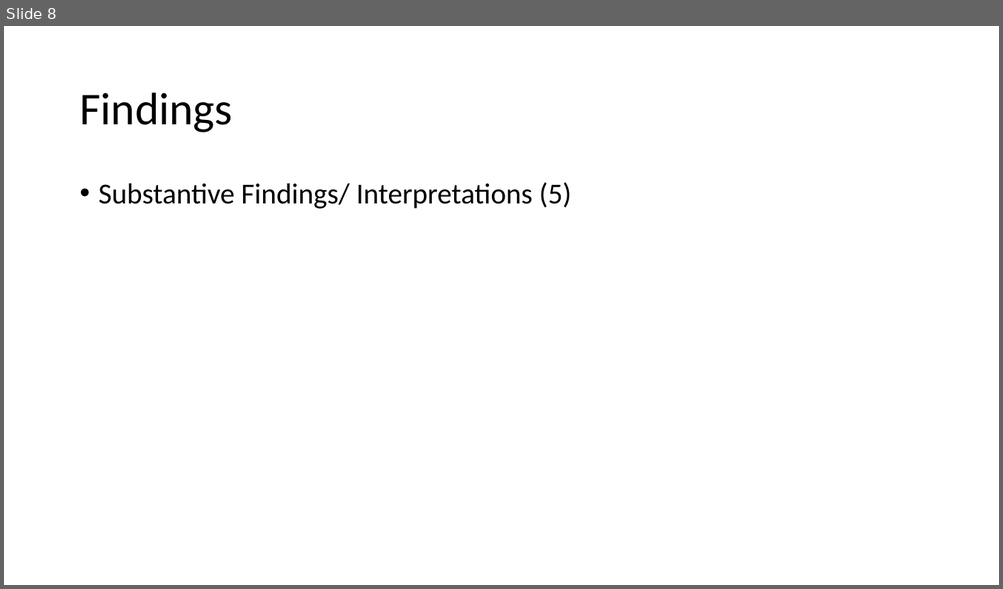
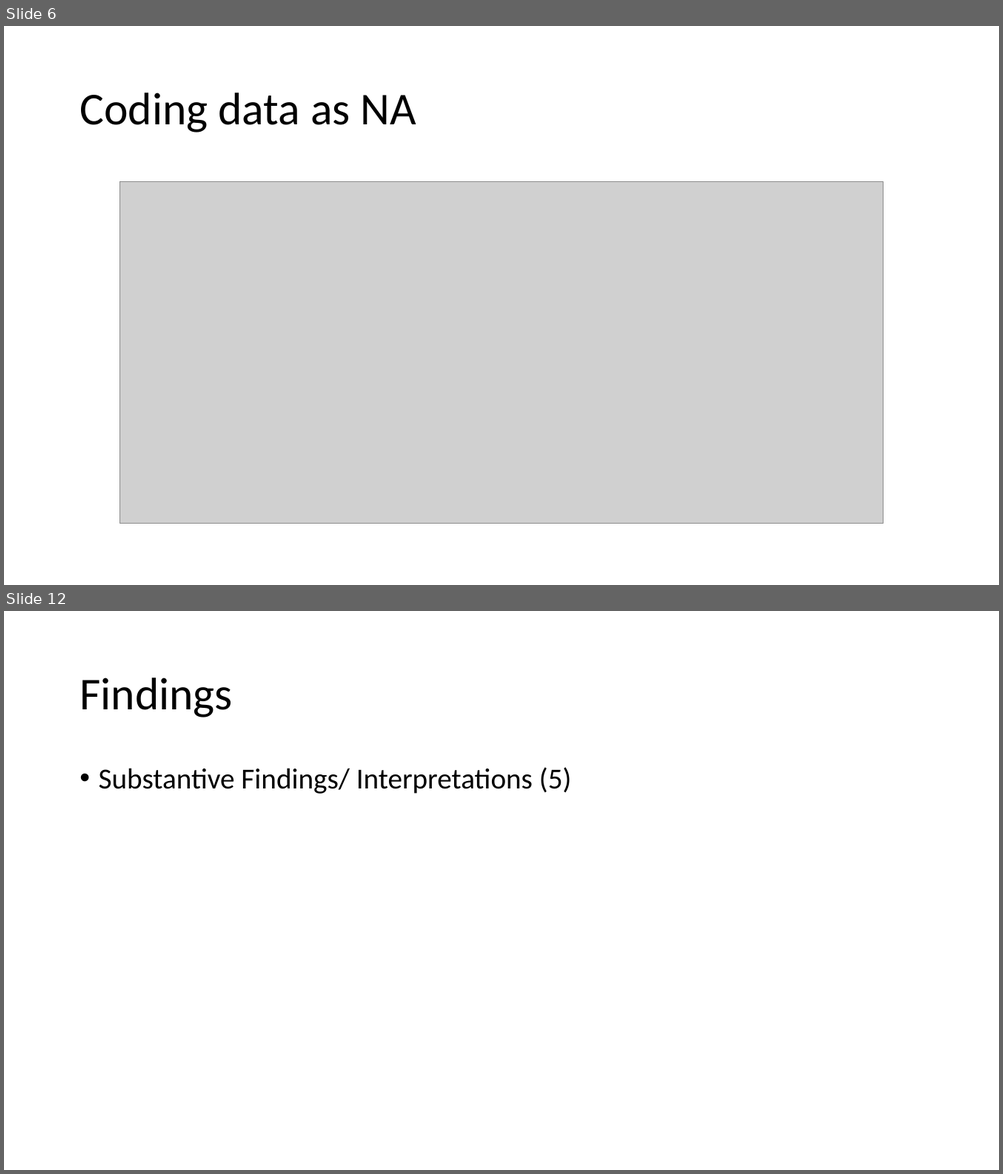
Before and after one commit to apedraza1234/socialfear, a slide deck: class_presentation.pptx. Shown one above the other, each under a label of ours: slide 8 before the commit, slides 6 and 12 after it; the slides between them are not shown. The pictures are 1003x589 and 1003x1174 pixels, drawn with LibreOffice and Linux fonts; fonts in the diff are those of the drawing; grey boxes stand for pictures. Boxes give left, top, right and bottom in pixels: in the first picture for what was removed or moved away, otherwise in the second. Text is boxed around its words. In the diff, an @@ line names an element or a change of style, - is before the commit and + after.

```diff
--- a/class_presentation.pptx
+++ b/class_presentation.pptx
@@ slide 6 added at (4,26,999,585), background #FFFFFF @@
@@ title added at (79,93,416,133), 44 pt, text #000000 @@
+Coding data as NA
@@ picture added at (120,181,883,523) @@
@@ what was slide 8 is now slide 12 @@
```
Also in this commit, not shown: 3 slides changed, 7 other slides added, 4 slides removed, 4 other files.
